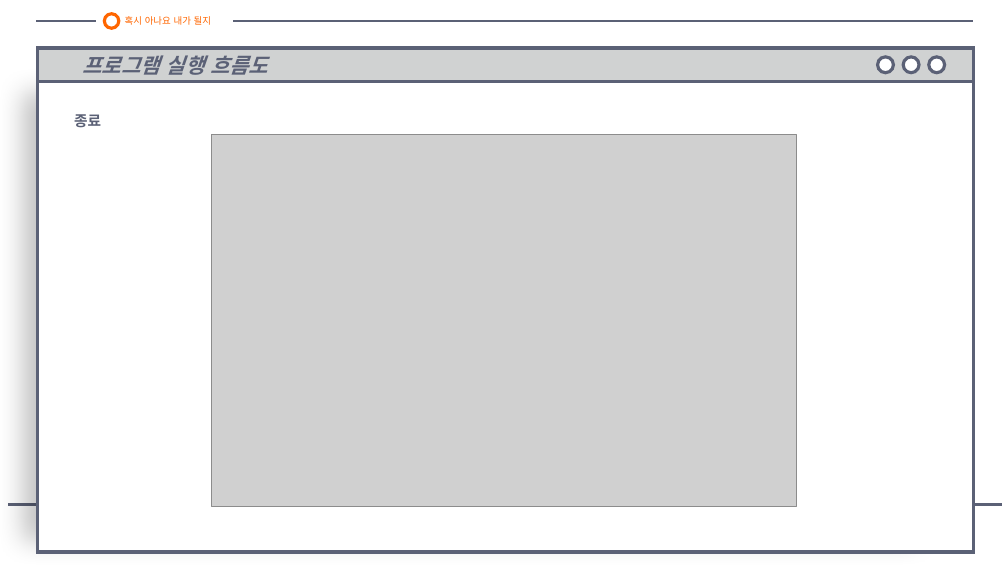
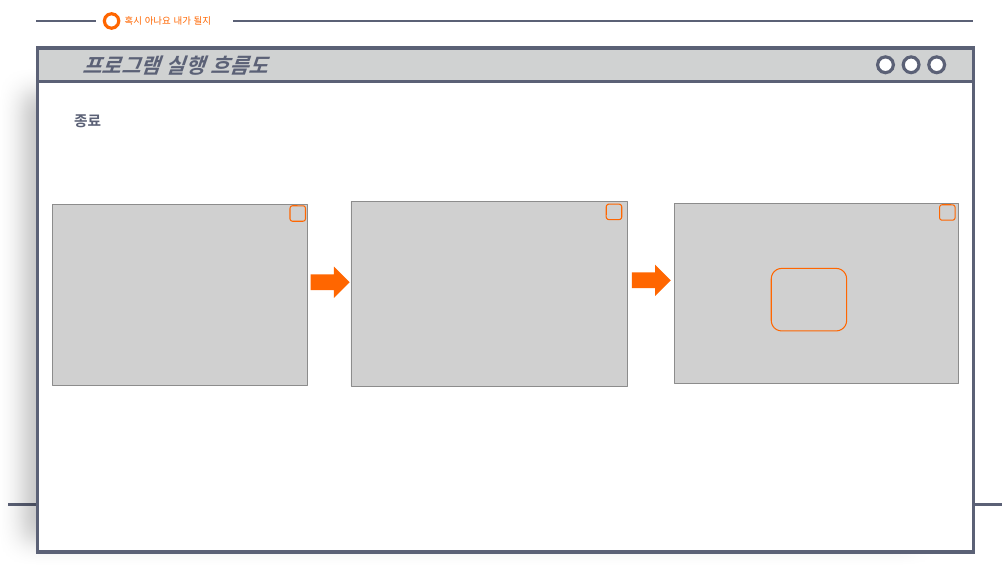
Before and after one commit to galaxy-light/201126-210604, a slide deck: slide 15 of 210409/로또 번호 추첨기 - 양화영.pptx. Drawn at 1008x567 pixels with LibreOffice and Linux fonts; fonts in the diff are those of the drawing; grey boxes stand for pictures. Boxes give left, top, right and bottom in pixels: in the first picture for what was removed or moved away, otherwise in the second. Text is boxed around its words. In the diff, an @@ line names an element or a change of style, - is before the commit and + after.

```diff
--- a/210409/로또 번호 추첨기 - 양화영.pptx
+++ b/210409/로또 번호 추첨기 - 양화영.pptx
@@ picture added at (52,205,308,386) @@
@@ rounded rectangle added at (290,206,306,221), outline #FF6600 1 pt @@
@@ picture added at (351,201,627,386) @@
@@ rounded rectangle added at (606,204,622,219), outline #FF6600 1 pt @@
@@ picture: place and size @@
-picture at (212,135,797,507)
+picture at (675,203,959,384)
@@ rounded rectangle added at (940,205,955,220), outline #FF6600 1 pt @@
@@ right arrow added at (311,267,350,298), fill #FF6600 @@
@@ right arrow added at (632,265,671,296), fill #FF6600 @@
@@ rounded rectangle added at (771,268,847,331), outline #FF6600 1 pt @@
```
Also in this commit, not shown: 10 other slides changed.
